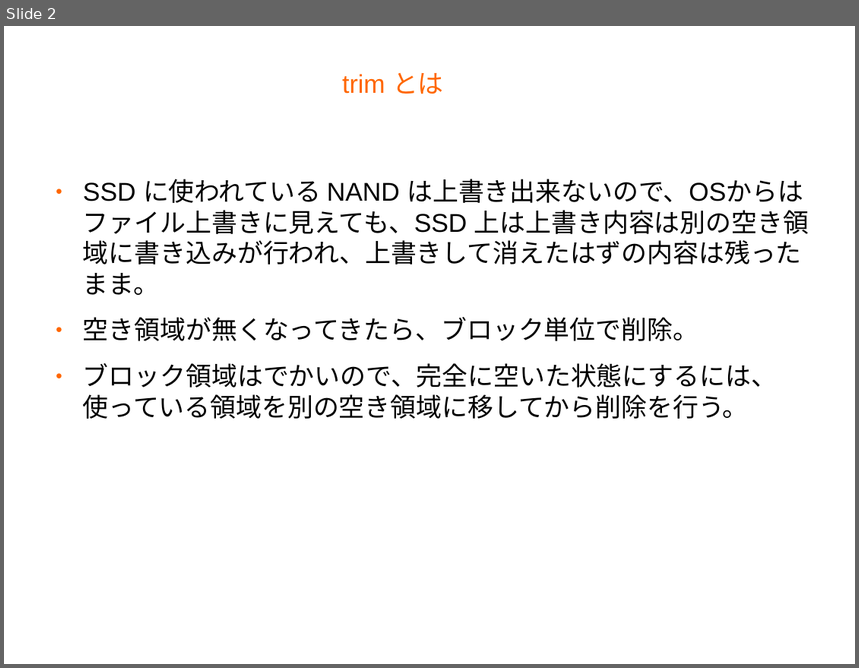
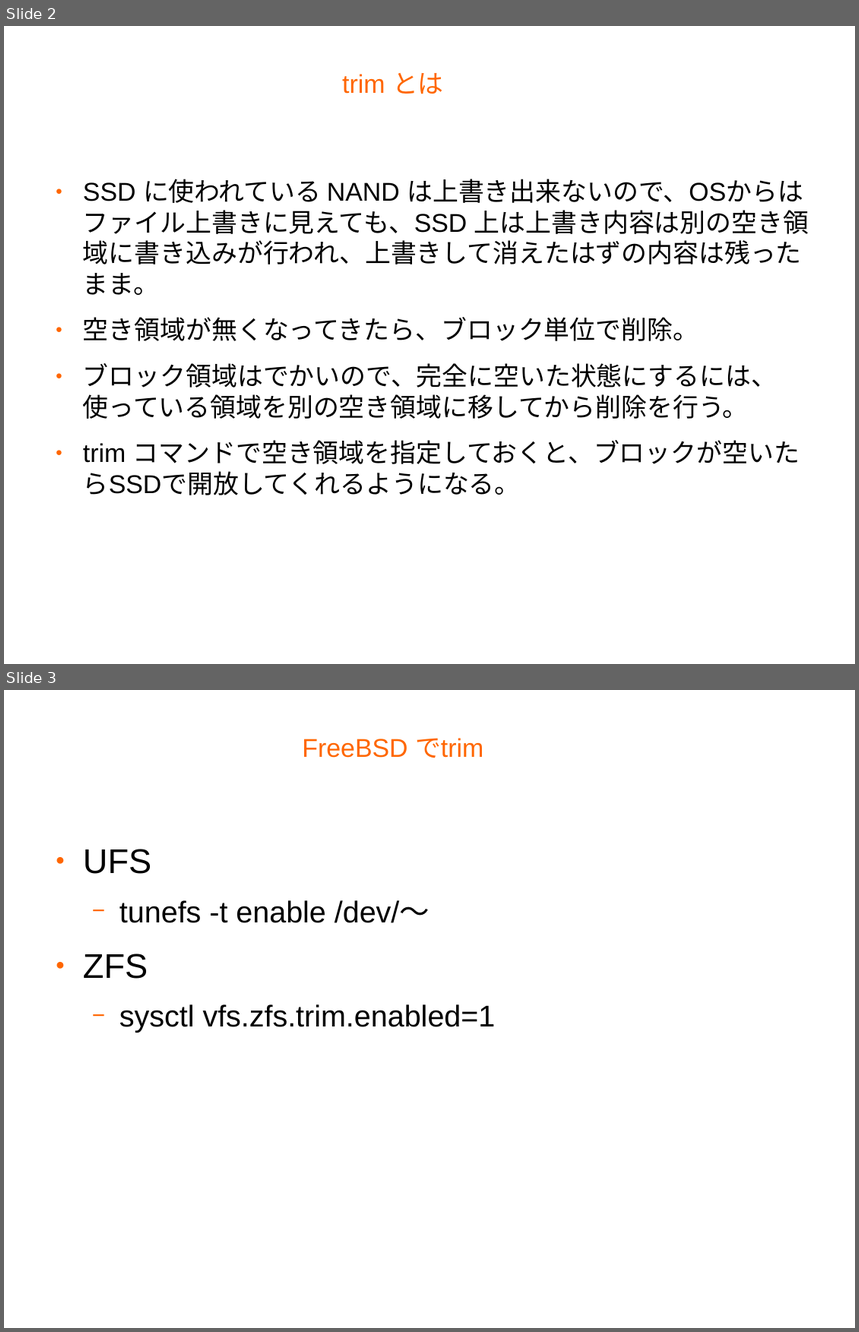
Before and after one commit to s-mitu/Documents, a slide deck: Slides/trimの作法.odp. Shown one above the other, each under a label of ours: slide 2 before the commit, slides 2 and 3 after it. The pictures are 859x668 and 859x1332 pixels, drawn with LibreOffice and Linux fonts; fonts in the diff are those of the drawing; background and template pictures are left out. Boxes give left, top, right and bottom in pixels: in the first picture for what was removed or moved away, otherwise in the second. Text is boxed around its words. In the diff, an @@ line names an element or a change of style, - is before the commit and + after.

```diff
--- a/Slides/trimの作法.odp
+++ b/Slides/trimの作法.odp
@@ slide 3 added at box(4, 690, 855, 1328), background #FFFFFF @@
@@ title added at box(302, 738, 484, 758), 24 pt, text #FF6600 @@
+FreeBSD でtrim
@@ text added at box(83, 849, 496, 1033), 28 pt, text #000000 @@
+● UFS
+  − tunefs -t enable /dev/〜
+● ZFS
+  − sysctl vfs.zfs.trim.enabled=1
@@ slide 2 changed as well @@
@@ text at box(83, 440, 800, 496): paragraph added @@
+● trim コマンドで空き領域を指定しておくと、ブロックが空いたらSSDで開放してくれるようになる。
```
Also in this commit, not shown: 1 other slide changed, 3 other slides added, 1 slide removed.
